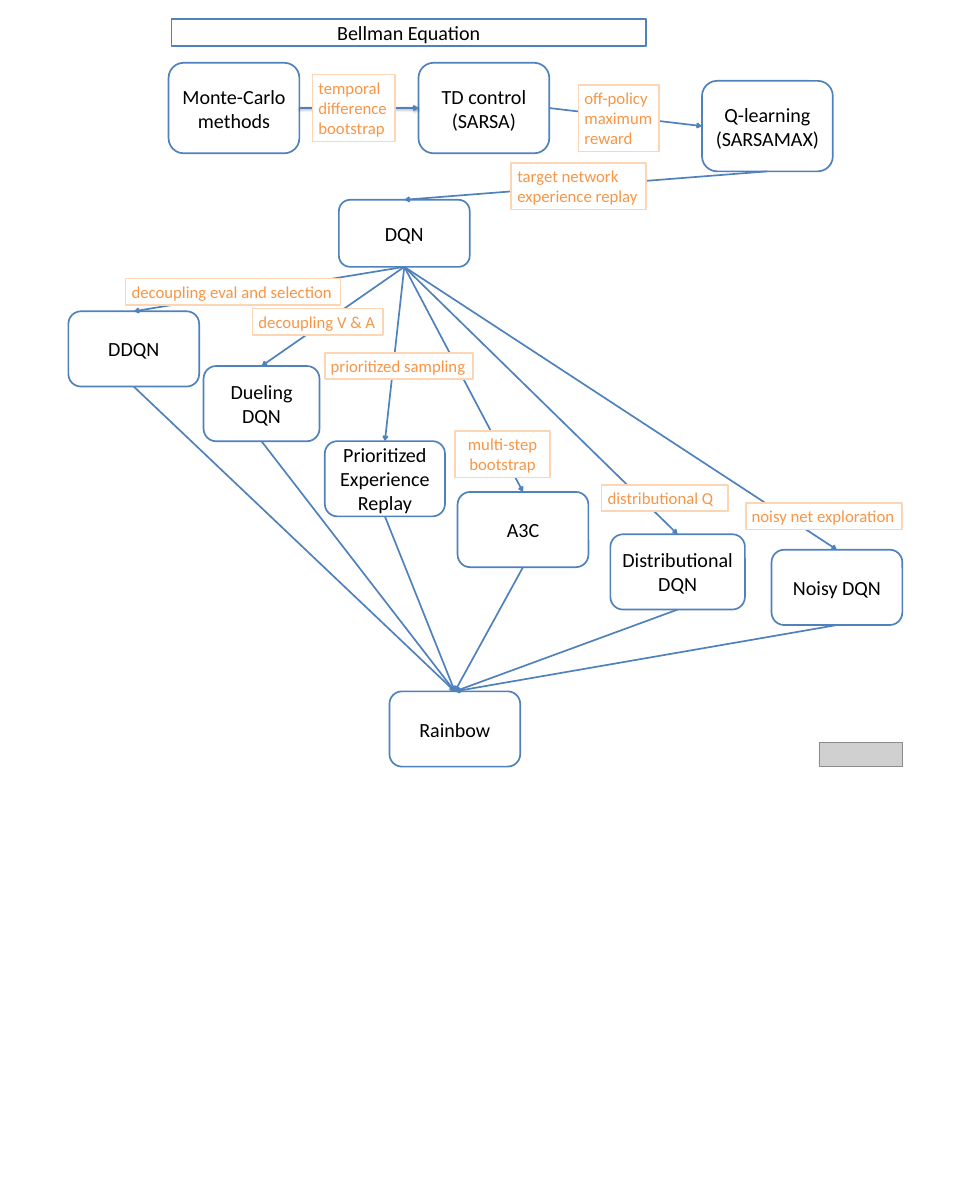
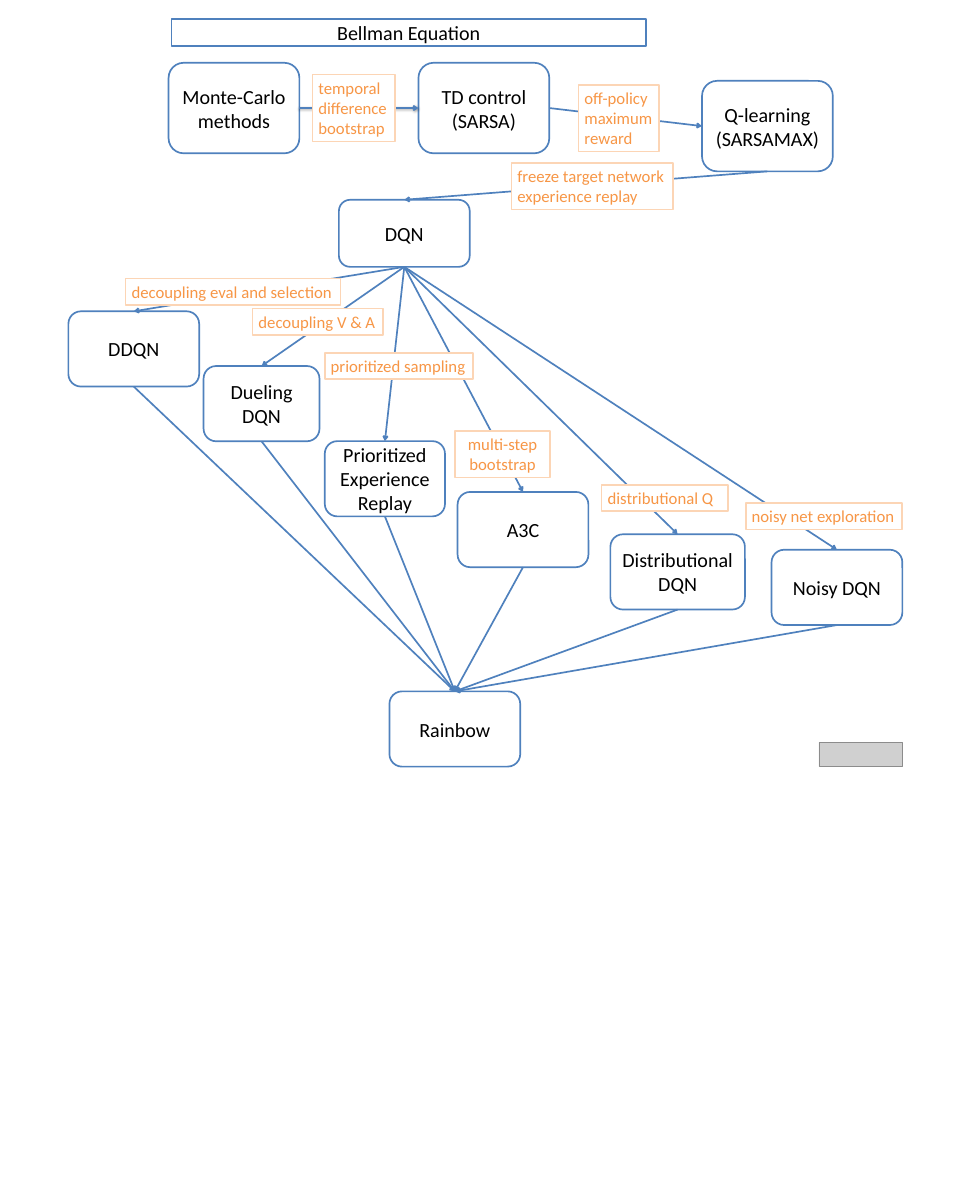
Before and after one commit to jionglearningzhang/jionglearningzhang.github.io, a slide deck: slide 1 of images/deepQ.pptx. Drawn at 963x1204 pixels with LibreOffice and Linux fonts; fonts in the diff are those of the drawing; grey boxes stand for pictures. Boxes give left, top, right and bottom in pixels: in the first picture for what was removed or moved away, otherwise in the second. Text is boxed around its words. In the diff, an @@ line names an element or a change of style, - is before the commit and + after.

```diff
--- a/images/deepQ.pptx
+++ b/images/deepQ.pptx
@@ rectangle "freeze target network": place and size @@
-rectangle "freeze target network" at box(512, 163, 646, 209)
+rectangle "freeze target network" at box(512, 163, 673, 209)
@@ text in rectangle at box(517, 170, 664, 185): text changed @@
-target network
+freeze target network
```
Also in this commit, not shown: 1 other file.
